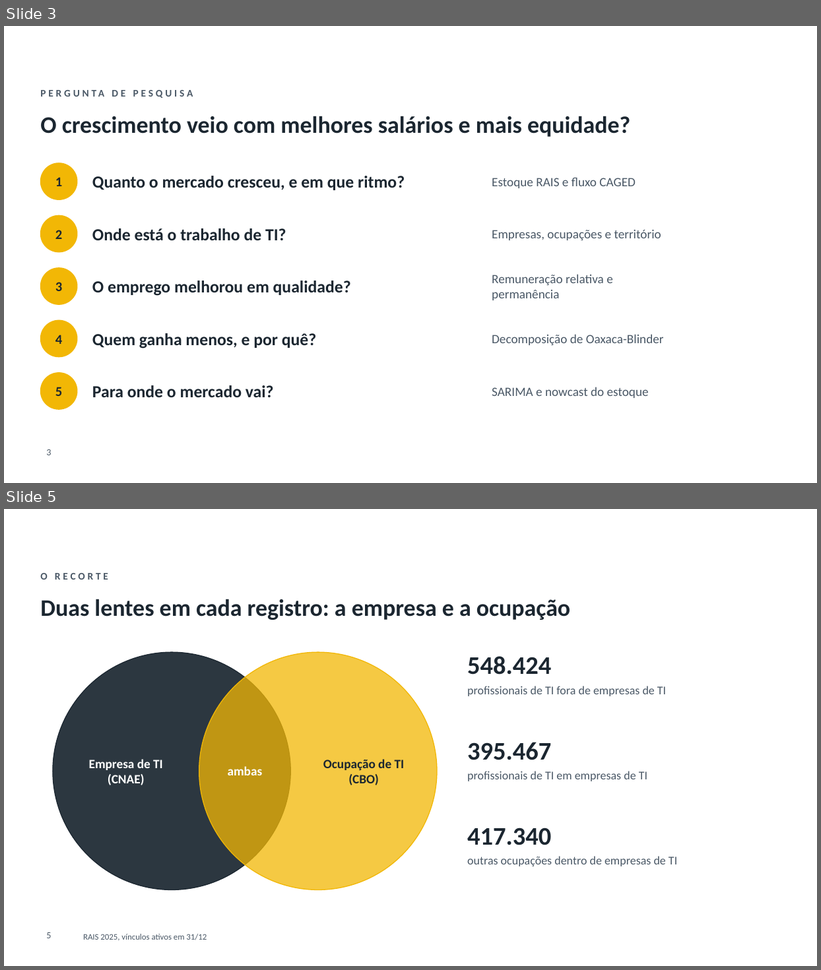
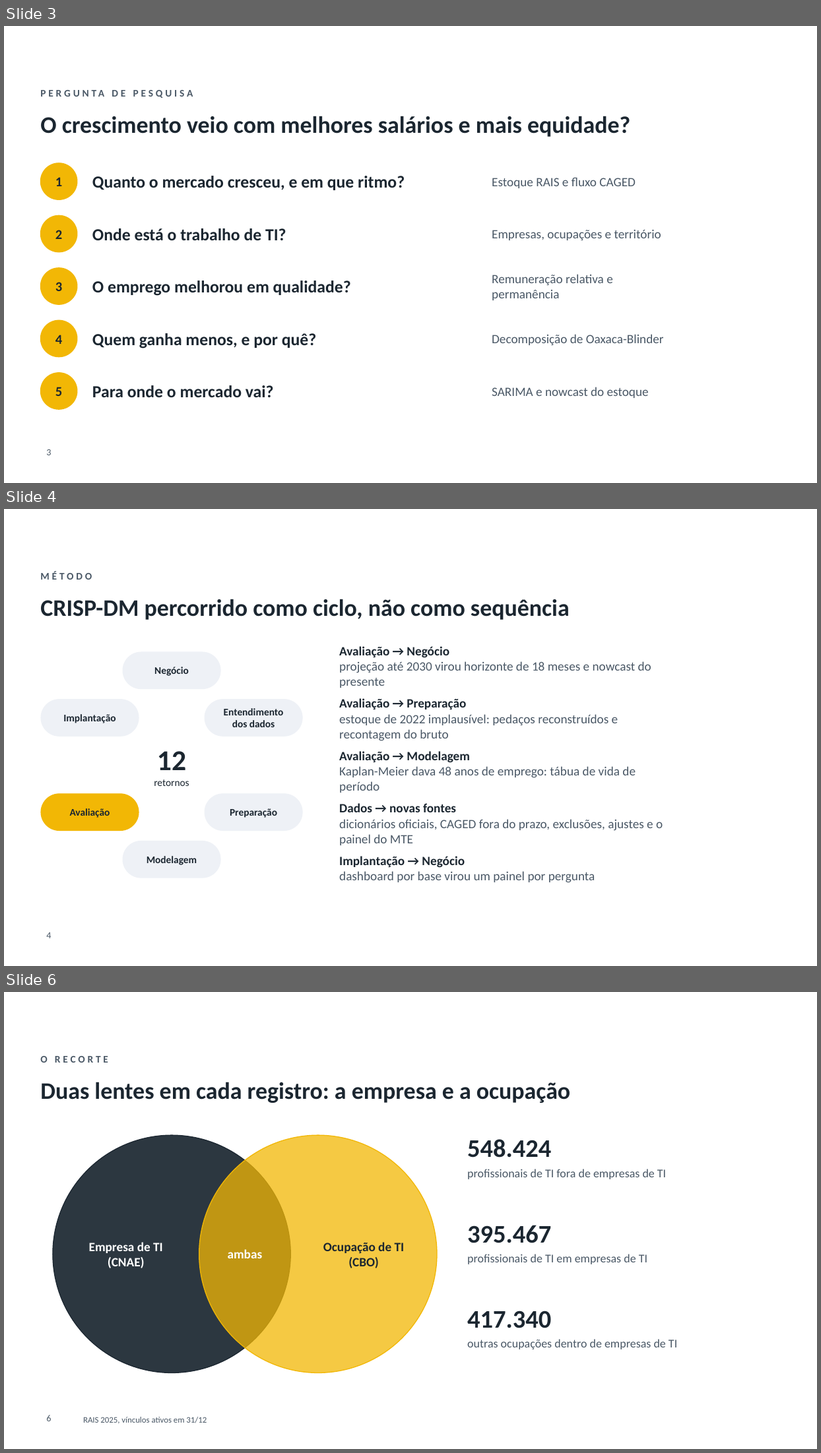
Before and after one commit to GianSE/mercadotech, a slide deck: apresentacao/apresentacao-tcc2.pptx. Shown one above the other, each under a label of ours: slides 3 and 5 before the commit, slides 3, 4 and 6 after it; the slides between them are not shown. The pictures are 821x970 and 821x1453 pixels, drawn with LibreOffice and Linux fonts; fonts in the diff are those of the drawing; background and template pictures are left out. Boxes give left, top, right and bottom in pixels: in the first picture for what was removed or moved away, otherwise in the second. Text is boxed around its words. In the diff, an @@ line names an element or a change of style, - is before the commit and + after.

Commit message:
tcc: fluxo do dado com volumes medidos, Actions em TikZ, graficos das series, CRISP-DM

```diff
--- a/apresentacao/apresentacao-tcc2.pptx
+++ b/apresentacao/apresentacao-tcc2.pptx
@@ slide 4 added at (4,509,817,966), background picture (left out) @@
@@ text added at (40,571,92,580), 12 pt, text #4A5866, bold @@
+MÉTODO
@@ title added at (40,599,570,620), 28 pt, text #1B2630, bold @@
+CRISP-DM percorrido como ciclo, não como sequência
@@ text added at (339,646,651,688), 15 pt, text #4A5866 @@
+Avaliação → Negócio
+projeção até 2030 virou horizonte de 18 meses e nowcast do presente
@@ rounded rectangle added at (123,652,220,689), fill #EEF1F6, outline #EEF1F6 1 pt @@
@@ text added at (154,667,189,676), 12 pt, text #1B2630, bold @@
+Negócio
@@ rounded rectangle added at (41,699,139,736), fill #EEF1F6, outline #EEF1F6 1 pt @@
@@ rounded rectangle added at (205,699,302,736), fill #EEF1F6, outline #EEF1F6 1 pt @@
@@ text added at (339,698,618,741), 15 pt, text #4A5866 @@
+Avaliação → Preparação
+estoque de 2022 implausível: pedaços reconstruídos e recontagem do bruto
@@ text added at (63,714,116,723), 12 pt, text #1B2630, bold @@
+Implantação
@@ text added at (224,708,284,727), 12 pt, text #1B2630, bold @@
+Entendimento
+dos dados
@@ text added at (154,751,189,786), 12 pt, text #1B2630 @@
+12
+retornos
@@ text added at (339,751,636,793), 15 pt, text #4A5866 @@
+Avaliação → Modelagem
+Kaplan-Meier dava 48 anos de emprego: tábua de vida de período
@@ rounded rectangle added at (41,794,139,830), fill #F2B705, outline #F2B705 1 pt @@
@@ rounded rectangle added at (205,794,302,830), fill #EEF1F6, outline #EEF1F6 1 pt @@
@@ text added at (339,803,663,846), 15 pt, text #4A5866 @@
+Dados → novas fontes
+dicionários oficiais, CAGED fora do prazo, exclusões, ajustes e o painel do MTE
@@ text added at (70,809,110,818), 12 pt, text #1B2630, bold @@
+Avaliação
@@ text added at (230,809,277,818), 12 pt, text #1B2630, bold @@
+Preparação
@@ rounded rectangle added at (123,842,220,878), fill #EEF1F6, outline #EEF1F6 1 pt @@
@@ text added at (147,856,197,865), 12 pt, text #1B2630, bold @@
+Modelagem
@@ text added at (339,856,595,883), 15 pt, text #4A5866 @@
+Implantação → Negócio
+dashboard por base virou um painel por pergunta
@@ page number added at (46,933,51,939), 11 pt, text #4A5866 @@
+4
@@ what was slide 5 is now slide 6 @@
@@ page number at (46,1415,51,1422): text changed @@
-5
+6
```
Also in this commit, not shown: 7 slides changed, 13 other files.
